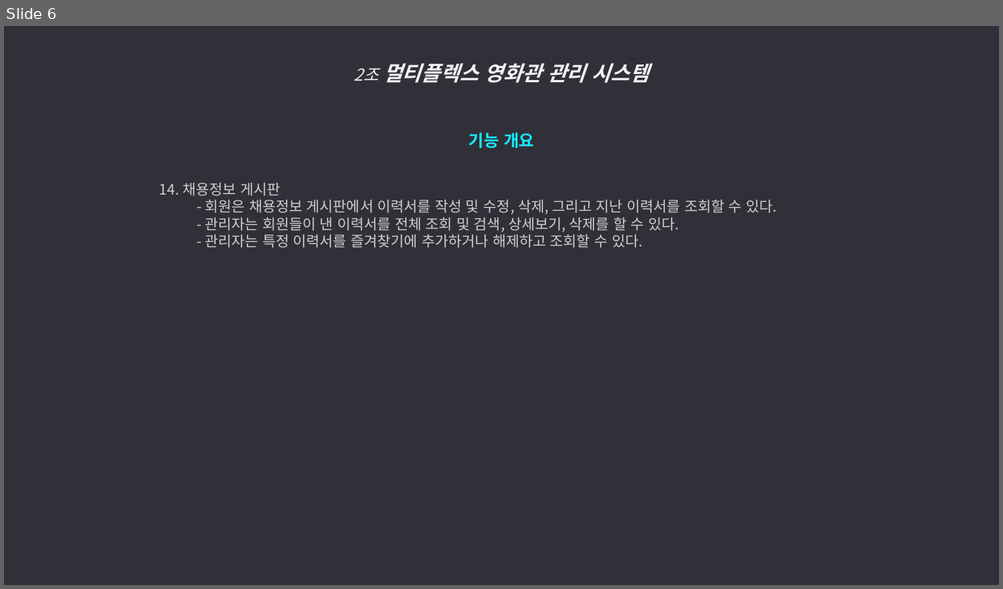
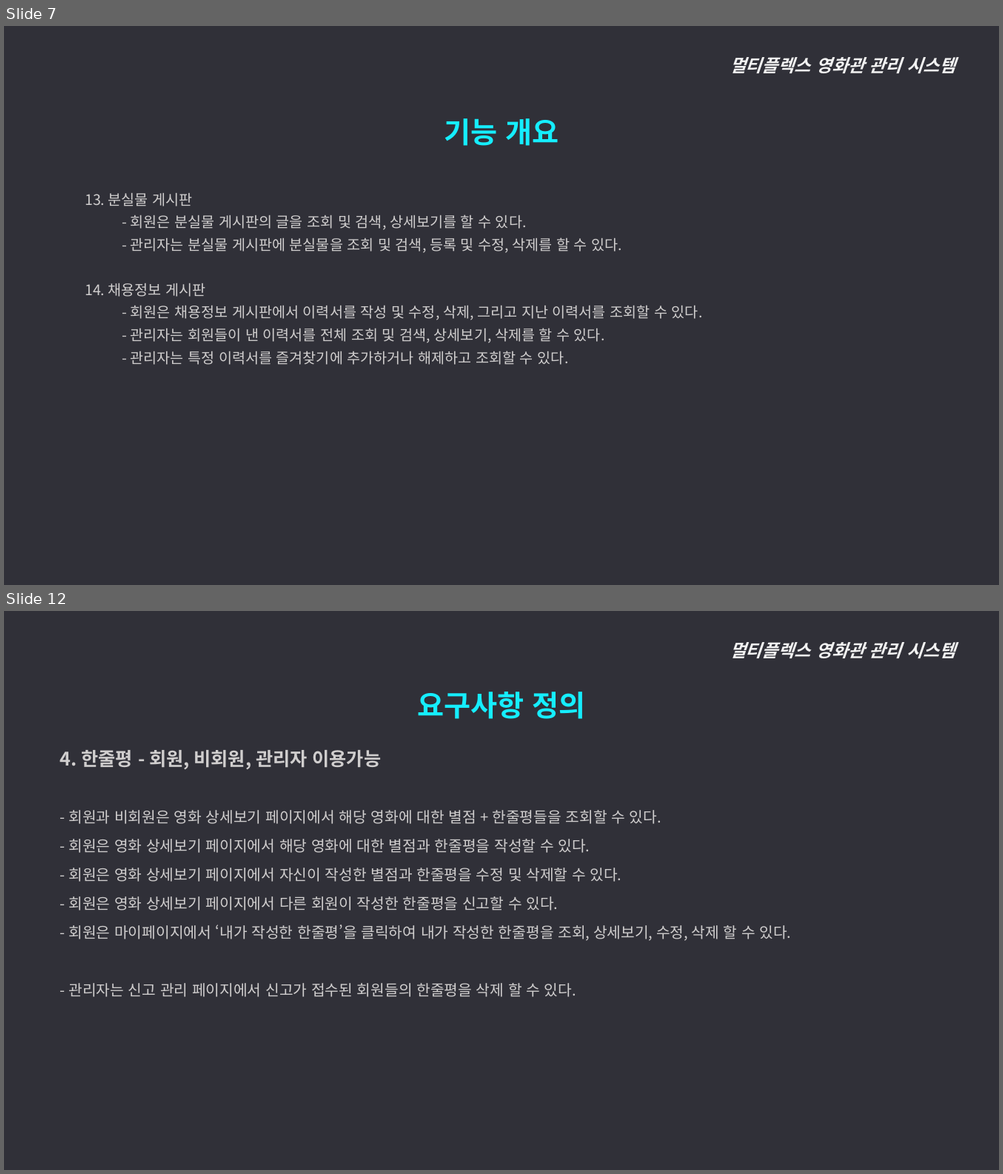
Before and after one commit to ywc-412/MultiplexTeamProject, a slide deck: 2조 시스템개요, 요구사항 정의.pptx. Shown one above the other, each under a label of ours: slide 6 before the commit, slides 7 and 12 after it; the slides between them are not shown. The pictures are 1003x589 and 1003x1174 pixels, drawn with LibreOffice and Linux fonts; fonts in the diff are those of the drawing. Boxes give left, top, right and bottom in pixels: in the first picture for what was removed or moved away, otherwise in the second. Text is boxed around its words. In the diff, an @@ line names an element or a change of style, - is before the commit and + after.

Commit message:
요구사항정의 추가

```diff
--- a/2조 시스템개요, 요구사항 정의.pptx
+++ b/2조 시스템개요, 요구사항 정의.pptx
@@ slide 12 added at (4, 611, 999, 1170), background #303038 @@
@@ text added at (729, 642, 955, 658), 17 pt, text #F2F2F2, bold, italic @@
+멀티플렉스 영화관 관리 시스템
@@ text added at (417, 692, 585, 719), 28 pt, text #15EEFF, bold @@
+요구사항 정의
@@ text added at (60, 750, 791, 997), 14.5 pt, text #D0CECE @@
+  4. 한줄평 - 회원, 비회원, 관리자 이용가능
+  - 회원과 비회원은 영화 상세보기 페이지에서 해당 영화에 대한 별점 + 한줄평들을 조회할 수 있다.
+  - 회원은 영화 상세보기 페이지에서 해당 영화에 대한 별점과 한줄평을 작성할 수 있다.
+  - 회원은 영화 상세보기 페이지에서 자신이 작성한 별점과 한줄평을 수정 및 삭제할 수 있다.
+  - 회원은 영화 상세보기 페이지에서 다른 회원이 작성한 한줄평을 신고할 수 있다.
+  - 회원은 마이페이지에서 ‘내가 작성한 한줄평’을 클릭하여 내가 작성한 한줄평을 조회, 상세보기, 수정, 삭제 할 수 있다.
+  - 관리자는 신고 관리 페이지에서 신고가 접수된 회원들의 한줄평을 삭제 할 수 있다.
@@ what was slide 6 is now slide 7 @@
@@ slide 7 changed as well @@
@@ text at (729, 57, 955, 73): text changed; size 20 to 17 pt @@
-2조 멀티플렉스 영화관 관리 시스템
+멀티플렉스 영화관 관리 시스템
@@ text added at (444, 118, 558, 146), 28 pt, text #15EEFF, bold @@
+기능 개요
@@ text "13. 분실물 게시판": place and size @@
-text "13. 분실물 게시판" at (159, 133, 777, 248)
+text "13. 분실물 게시판" at (85, 193, 703, 365)
@@ text at (85, 193, 622, 253): text changed; size 16 to 14 pt; text colour #15EEFF to #D0CECE; bold off @@
-기능 개요
+  13. 분실물 게시판
+    - 회원은 분실물 게시판의 글을 조회 및 검색, 상세보기를 할 수 있다.
+    - 관리자는 분실물 게시판에 분실물을 조회 및 검색, 등록 및 수정, 삭제를 할 수 있다.
@@ text at (85, 284, 703, 365): list level 4 to 2 in "14. 채용정보 게시판"; line spacing 1 to 1.3; list level 5 to 3 in "- 회원은 채용정보 게시판에서 이력서를 ..."; list level 5 to 3 in "- 관리자는 회원들이 낸 이력서를 ..."; list level 5 to 3 in "- 관리자는 특정 이력서를 즐겨찾기에 ..." @@
```
Also in this commit, not shown: 5 other slides changed, 10 other slides added, 1 other file.
